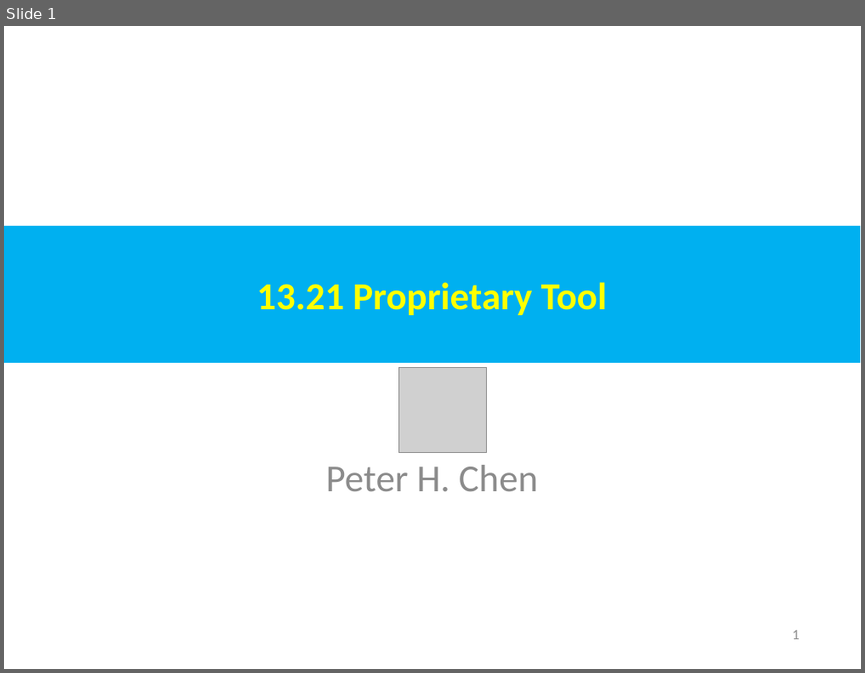
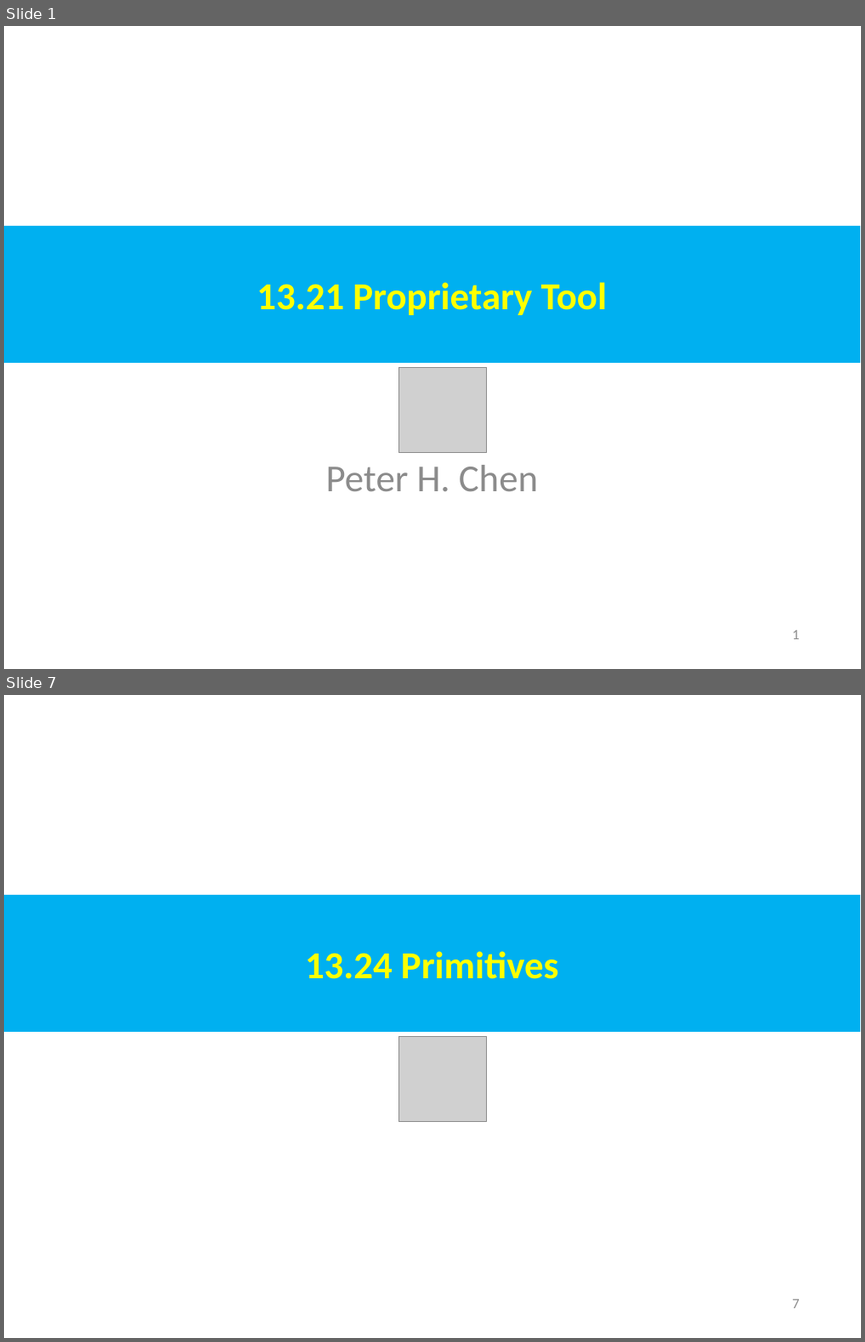
Before and after one commit to peterhchen/AIU_CS800_Chisel, a slide deck: 500_Chisel_Conf/013_FPGA/000_Video/013.21_30_Tool.ppt. Shown one above the other, each under a label of ours: slide 1 before the commit, slides 1 and 7 after it; the slides between them are not shown. The pictures are 865x673 and 865x1342 pixels, drawn with LibreOffice and Linux fonts; fonts in the diff are those of the drawing; grey boxes stand for pictures. Boxes give left, top, right and bottom in pixels: in the first picture for what was removed or moved away, otherwise in the second. Text is boxed around its words. In the diff, an @@ line names an element or a change of style, - is before the commit and + after.

```diff
--- a/500_Chisel_Conf/013_FPGA/000_Video/013.21_30_Tool.ppt
+++ b/500_Chisel_Conf/013_FPGA/000_Video/013.21_30_Tool.ppt
@@ slide 7 added at [4, 695, 861, 1338], background #FFFFFF @@
@@ rectangle added at [4, 895, 860, 1032], fill #00B0F0, 32 pt, text #FFFF00, bold @@
+13.24 Primitives
@@ picture added at [399, 1037, 487, 1122] @@
@@ page number added at [792, 1299, 799, 1308], 12 pt, text #8B8B8B @@
+7
```
Also in this commit, not shown: 1 slide changed, 19 other slides added, 2 other files.
